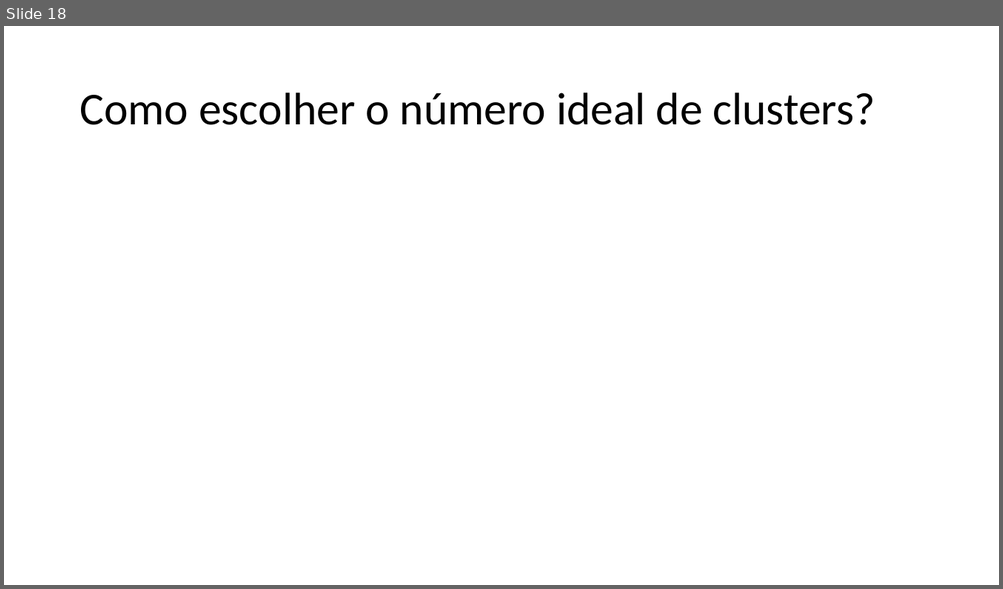
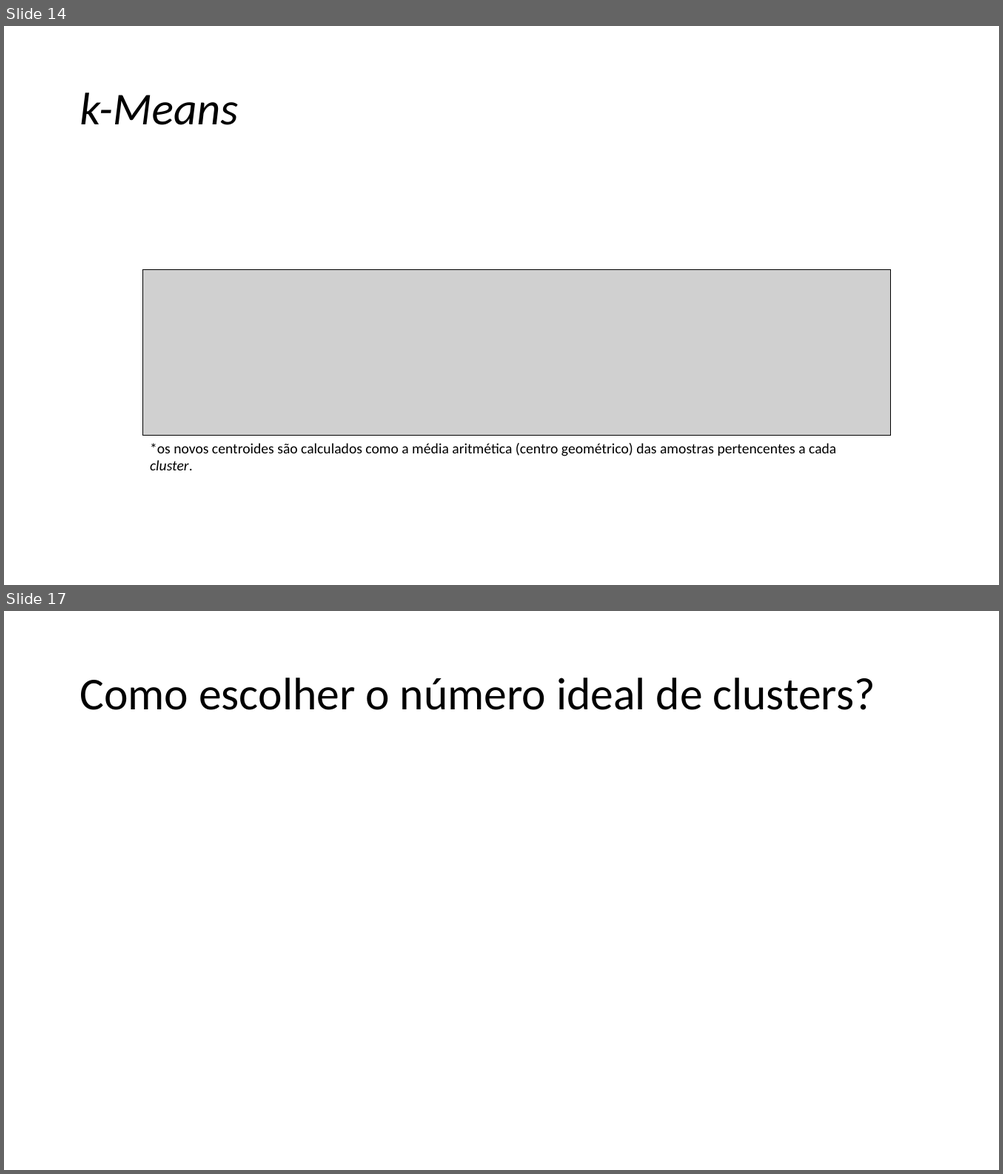
Before and after one commit to zz4fap/t320_aprendizado_de_maquina, a slide deck: slides/T320_kMeans.pptx. Shown one above the other, each under a label of ours: slide 18 before the commit, slides 14 and 17 after it; the slides between them are not shown. The pictures are 1003x589 and 1003x1174 pixels, drawn with LibreOffice and Linux fonts; fonts in the diff are those of the drawing; grey boxes stand for pictures. Boxes give left, top, right and bottom in pixels: in the first picture for what was removed or moved away, otherwise in the second. Text is boxed around its words. In the diff, an @@ line names an element or a change of style, - is before the commit and + after.

```diff
--- a/slides/T320_kMeans.pptx
+++ b/slides/T320_kMeans.pptx
@@ slide 14 added at [4, 26, 999, 585], background #FFFFFF @@
@@ title added at [79, 93, 238, 125], 44 pt, text #000000, italic @@
+k-Means
@@ picture added at [143, 270, 891, 436] @@
@@ text added at [150, 443, 836, 471], 14 pt, text #000000 @@
+*os novos centroides são calculados como a média aritmética (centro geométrico) das amostras pertencentes a cada cluster.
@@ what was slide 18 is now slide 17 @@
```
Also in this commit, not shown: 12 slides changed, 3 other slides added, 4 slides removed, 2 other files.
